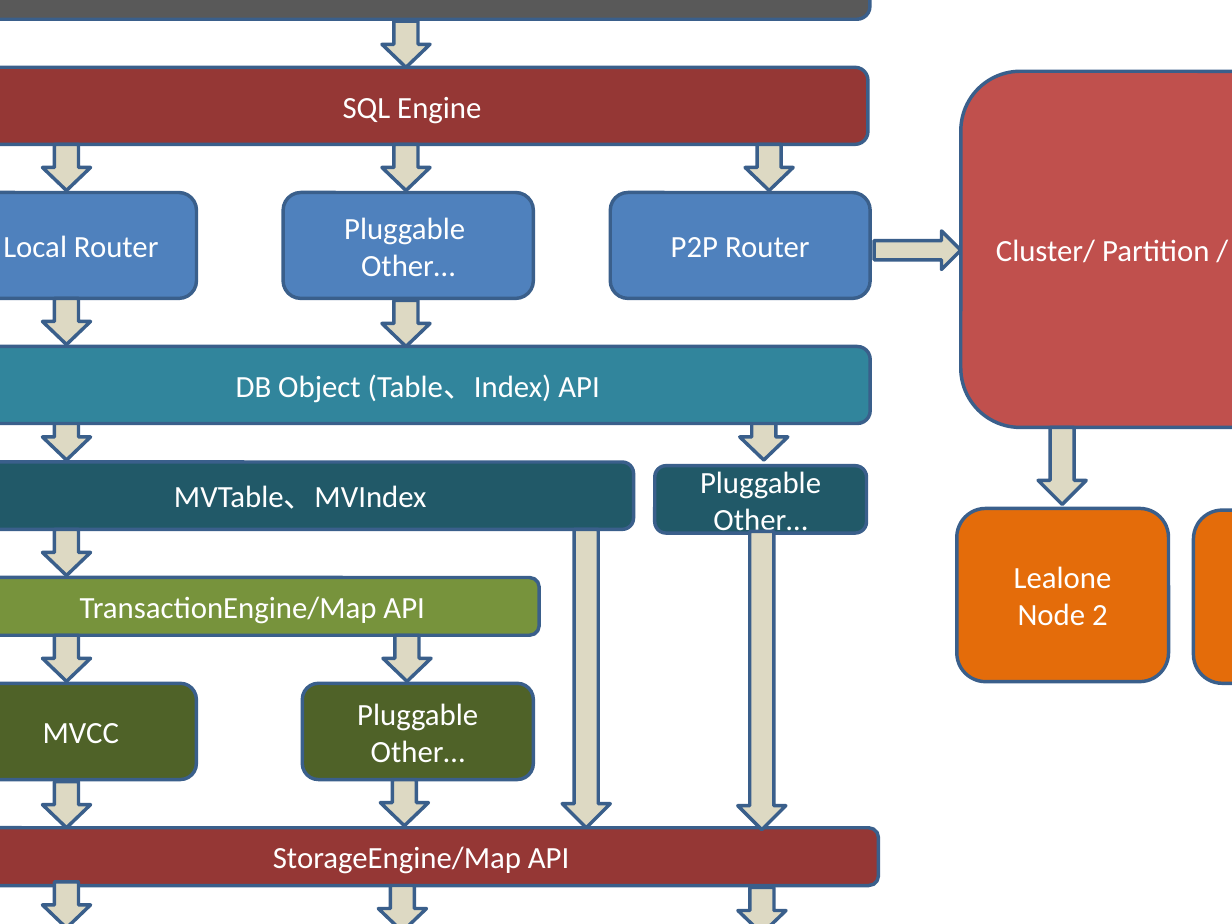
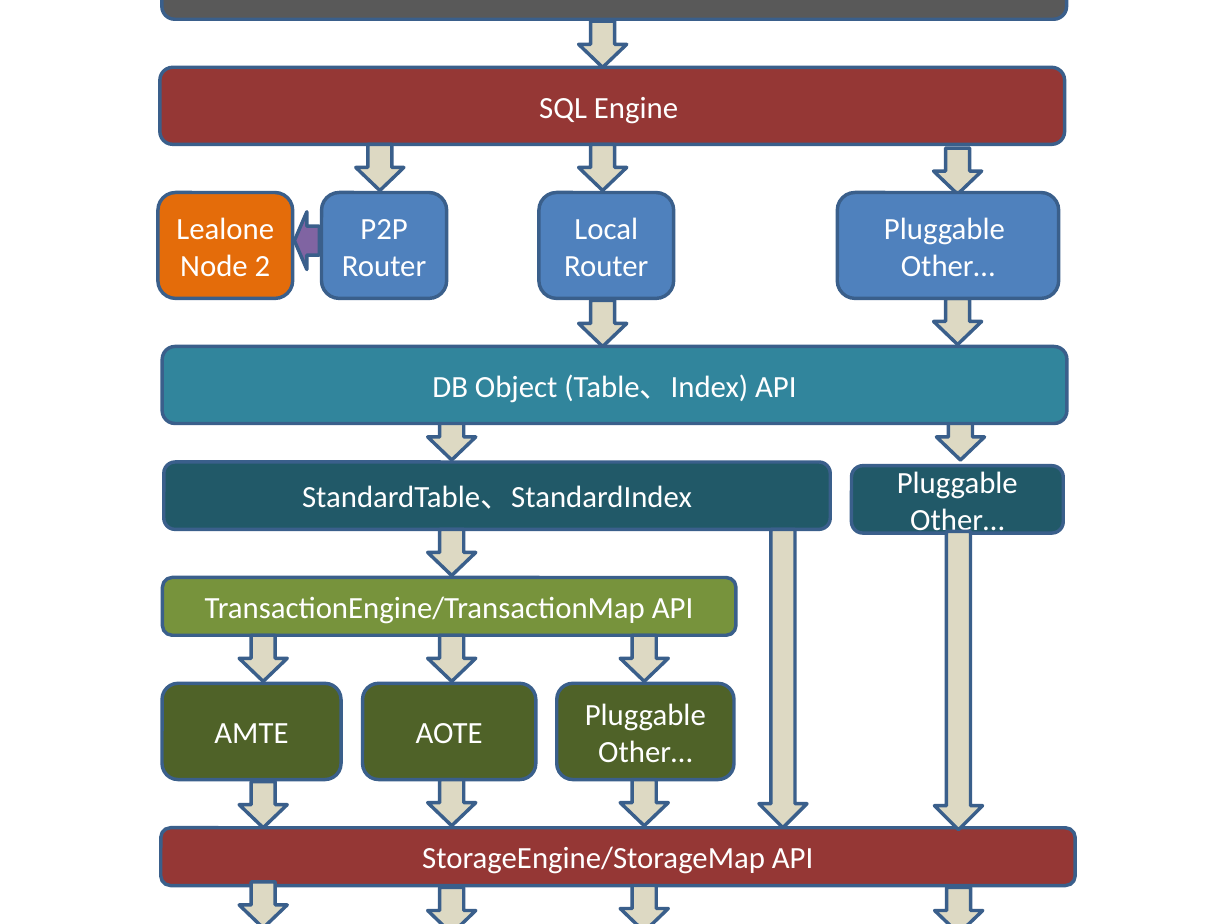
Before and after one commit to lealone/Lealone, a slide deck: slide 1 of docs/设计文档/架构图.pptx. Drawn at 1232x924 pixels with LibreOffice and Linux fonts; fonts in the diff are those of the drawing. Boxes give left, top, right and bottom in pixels: in the first picture for what was removed or moved away, otherwise in the second. Text is boxed around its words. In the diff, an @@ line names an element or a change of style, - is before the commit and + after.

```diff
--- a/docs/设计文档/架构图.pptx
+++ b/docs/设计文档/架构图.pptx
@@ rounded rectangle removed at (961, 71, 1232, 428) @@
-Cluster/ Partition / Replication
@@ down arrow: place and size @@
-down arrow at (42, 144, 90, 190)
+down arrow at (356, 144, 404, 190)
@@ down arrow: place and size @@
-down arrow at (745, 144, 793, 190)
+down arrow at (934, 148, 982, 193)
@@ rounded rectangle "Lealone Node 2": place and size @@
-rounded rectangle "Lealone Node 2" at (957, 509, 1169, 683)
+rounded rectangle "Lealone Node 2" at (158, 192, 292, 298)
@@ rounded rectangle "P2P Router": place and size @@
-rounded rectangle "P2P Router" at (610, 192, 870, 298)
+rounded rectangle "P2P Router" at (322, 192, 447, 298)
@@ rounded rectangle "Local Router": place and size @@
-rounded rectangle "Local Router" at (0, 192, 197, 298)
+rounded rectangle "Local Router" at (538, 192, 673, 298)
@@ rounded rectangle "Pluggable": place and size @@
-rounded rectangle "Pluggable" at (283, 192, 533, 298)
+rounded rectangle "Pluggable" at (838, 192, 1060, 298)
@@ left arrow added at (294, 212, 319, 270), fill #8064A2, outline #3A5F8C 2 pt @@
@@ right arrow removed at (875, 230, 961, 269) @@
@@ down arrow: place and size @@
-down arrow at (42, 298, 90, 344)
+down arrow at (934, 298, 982, 344)
@@ down arrow: place and size @@
-down arrow at (42, 414, 90, 460)
+down arrow at (428, 414, 476, 460)
@@ down arrow removed at (1039, 428, 1087, 505) @@
@@ 10 down arrows, 7 rounded rectangles: place and size @@
-10 down arrows, 7 rounded rectangles at (0, 0, 878, 924)
+10 down arrows, 7 rounded rectangles at (160, 0, 1076, 924)
@@ text in rounded rectangle at (302, 485, 692, 509): text changed @@
-MVTable、MVIndex
+StandardTable、StandardIndex
@@ down arrow: place and size @@
-down arrow at (42, 530, 90, 575)
+down arrow at (428, 530, 476, 575)
@@ rounded rectangle removed at (1194, 510, 1232, 684) @@
-Lealone Node 3
@@ text in rounded rectangle at (205, 596, 693, 624): text changed @@
-TransactionEngine/Map API
+TransactionEngine/TransactionMap API
@@ down arrow added at (428, 636, 476, 681), fill #DDD9C3, outline #3A5F8C 2 pt @@
@@ down arrow: place and size @@
-down arrow at (383, 636, 431, 681)
+down arrow at (620, 636, 668, 681)
@@ rounded rectangle "AMTE": place and size @@
-rounded rectangle "AMTE" at (0, 684, 197, 780)
+rounded rectangle "AMTE" at (163, 684, 341, 780)
@@ rounded rectangle added at (362, 684, 536, 780), fill #4F6228, outline #3A5F8C 2 pt, 18 pt, text #FFFFFF @@
+AOTE
@@ rounded rectangle "Pluggable Other…": place and size @@
-rounded rectangle "Pluggable Other…" at (302, 684, 533, 780)
+rounded rectangle "Pluggable Other…" at (557, 684, 734, 780)
@@ text in rounded rectangle at (214, 723, 288, 743): text changed @@
-MVCC
+AMTE
@@ down arrow added at (428, 780, 476, 825), fill #DDD9C3, outline #3A5F8C 2 pt @@
@@ down arrow: place and size @@
-down arrow at (381, 780, 429, 825)
+down arrow at (620, 780, 668, 825)
@@ text in rounded rectangle at (422, 846, 813, 874): text changed @@
-StorageEngine/Map API
+StorageEngine/StorageMap API
@@ down arrow added at (428, 887, 476, 924), fill #DDD9C3, outline #3A5F8C 2 pt @@
@@ down arrow: place and size @@
-down arrow at (378, 886, 426, 924)
+down arrow at (620, 886, 668, 924)
```
Also in this commit, not shown: 1 other file.
